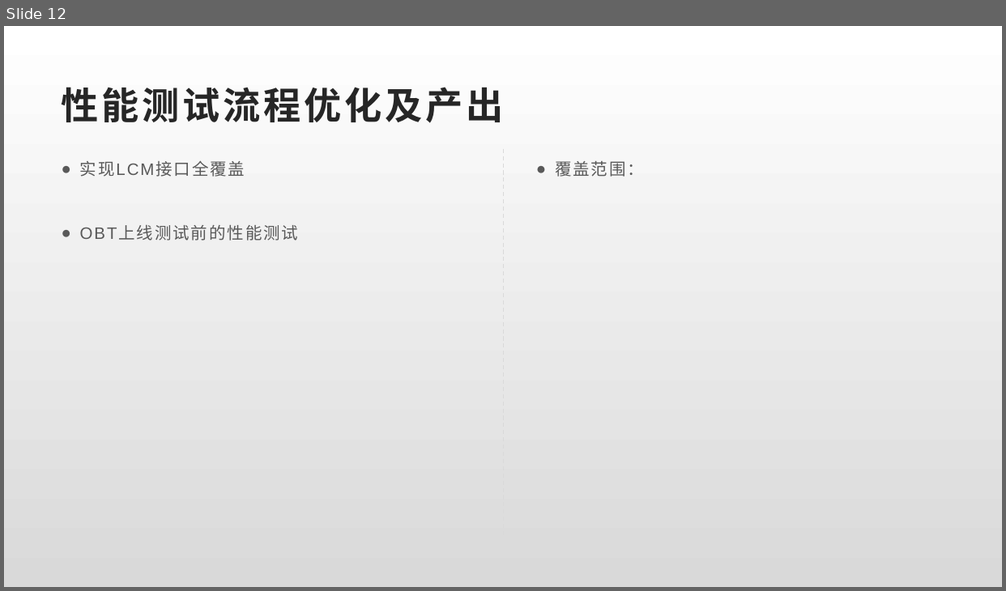
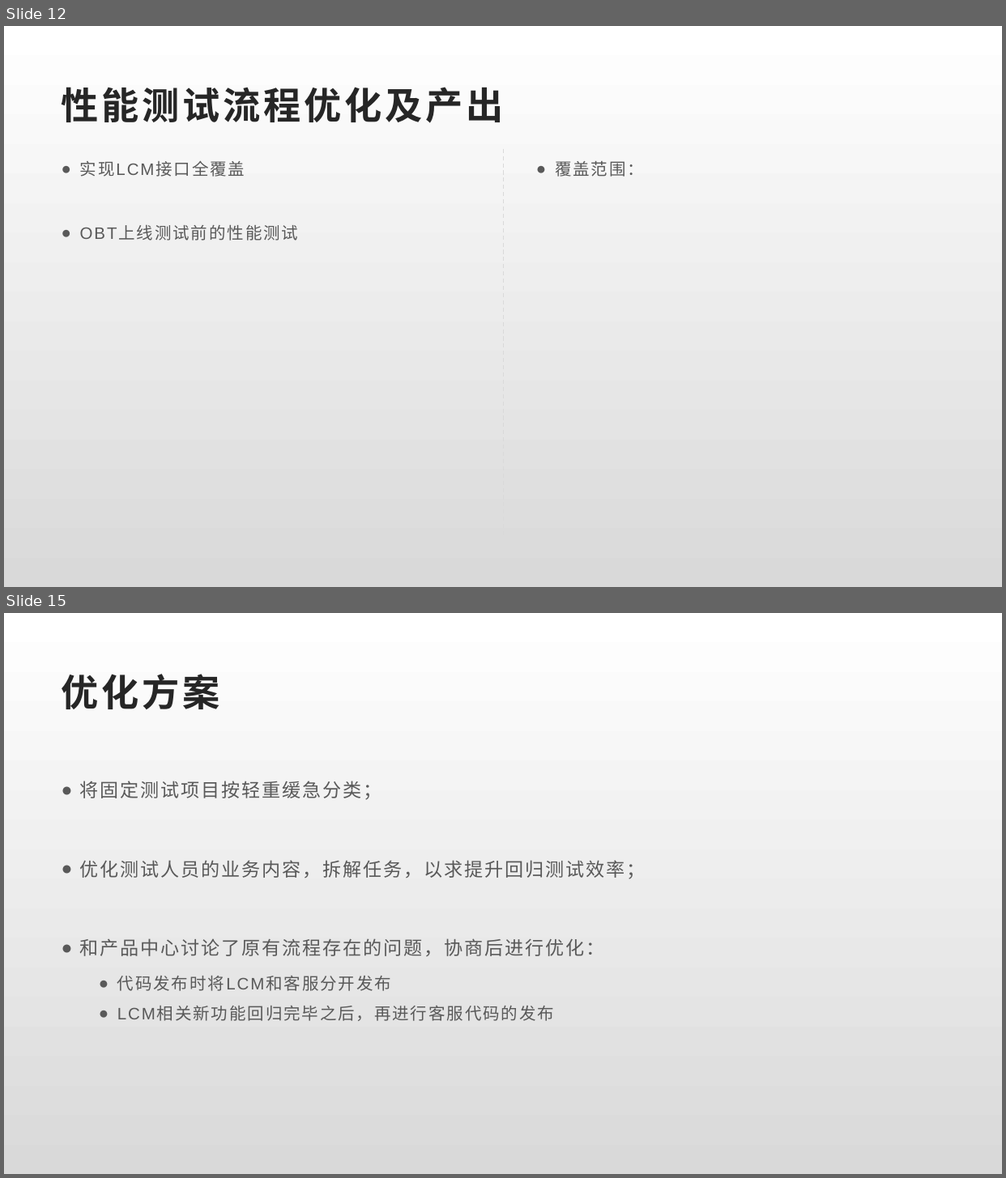
Before and after one commit to Rexixe1993/JavaScriptLesson, a slide deck: 全球版灌篮OBT复盘总结.pptx. Shown one above the other, each under a label of ours: slide 12 before the commit, slides 12 and 15 after it; the slides between them are not shown. The pictures are 1006x591 and 1006x1178 pixels, drawn with LibreOffice and Linux fonts; fonts in the diff are those of the drawing. Boxes give left, top, right and bottom in pixels: in the first picture for what was removed or moved away, otherwise in the second. Text is boxed around its words. In the diff, an @@ line names an element or a change of style, - is before the commit and + after.

```diff
--- a/全球版灌篮OBT复盘总结.pptx
+++ b/全球版灌篮OBT复盘总结.pptx
@@ slide 15 added at (4, 613, 1002, 1174), background gradient #FFFFFF to #D9D9D9 @@
@@ title added at (62, 674, 220, 709), 36 pt, text #262626, bold @@
+优化方案
@@ text added at (80, 781, 646, 1021), 18 pt, text #595959 @@
+● 将固定测试项目按轻重缓急分类；
+● 优化测试人员的业务内容，拆解任务，以求提升回归测试效率；
+● 和产品中心讨论了原有流程存在的问题，协商后进行优化：
+  ● 代码发布时将LCM和客服分开发布
+  ● LCM相关新功能回归完毕之后，再进行客服代码的发布
```
Also in this commit, not shown: 1 slide changed, 5 other slides added.
